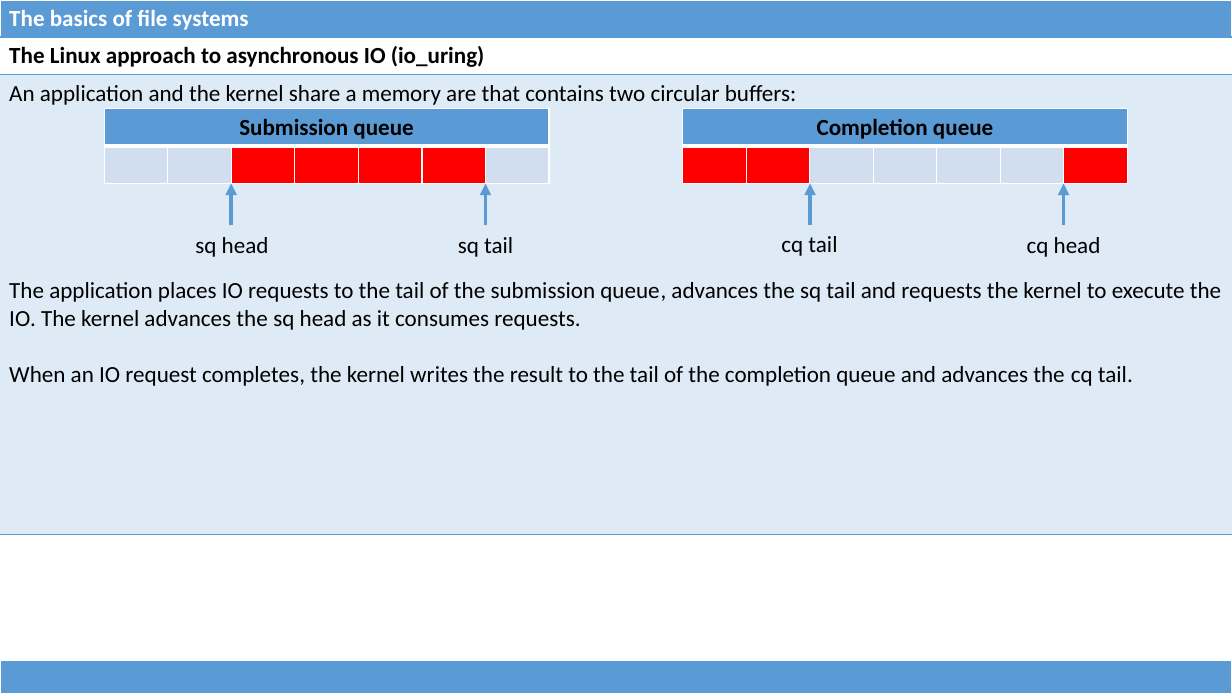
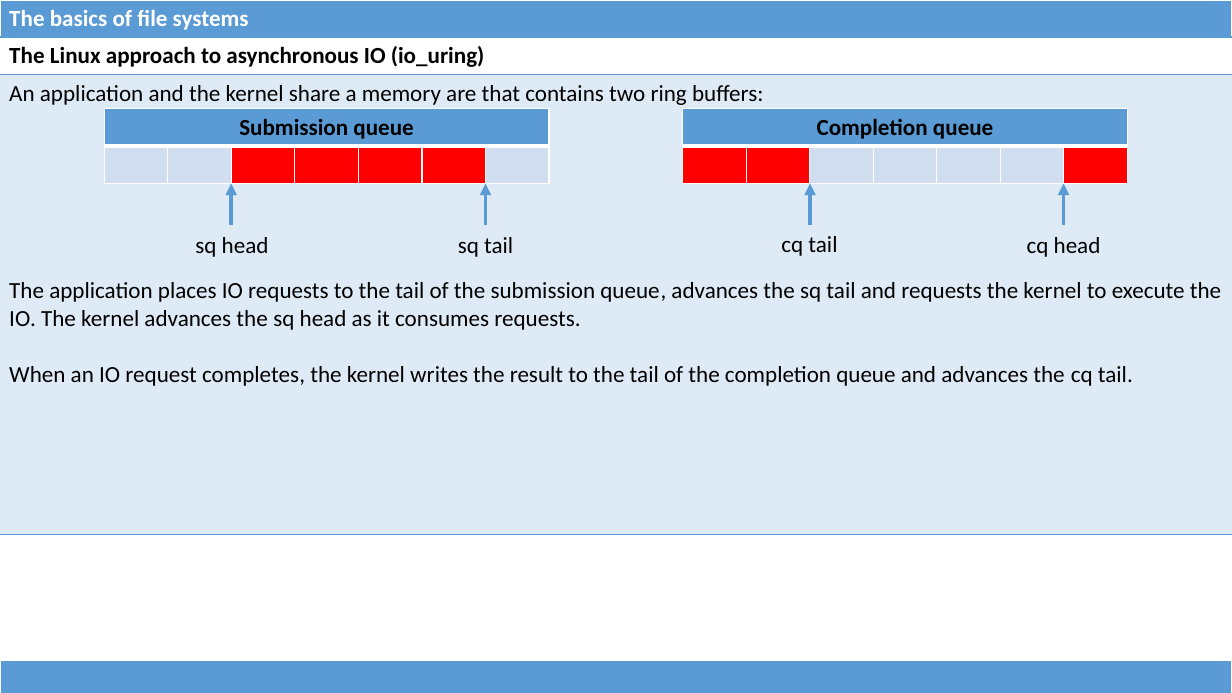
Before and after one commit to dominiquelefevre/filesystems-101-jb, a slide deck: slide 40 of talks/src/class02.pptx (slide 39 before the commit). Drawn at 1232x693 pixels with LibreOffice and Linux fonts; fonts in the diff are those of the drawing. Boxes give left, top, right and bottom in pixels: in the first picture for what was removed or moved away, otherwise in the second. Text is boxed around its words. In the diff, an @@ line names an element or a change of style, - is before the commit and + after.

Commit message:
class02: registered buffers + misc improvements.

```diff
--- a/talks/src/class02.pptx
+++ b/talks/src/class02.pptx
@@ table at [0,37,1232,527] @@
-row 2, column 1: An application and the kernel share a memory are that contains two circular buffers: / The application places IO requests to the tail of the submission queue, advances the sq tail and requests the kernel to execute the IO. The kernel advances the sq head as it consumes requests. / When an IO request completes, the kernel writes the result to the tail of the completion queue and advances the cq tail.
+row 2, column 1: An application and the kernel share a memory are that contains two ring buffers: / The application places IO requests to the tail of the submission queue, advances the sq tail and requests the kernel to execute the IO. The kernel advances the sq head as it consumes requests. / When an IO request completes, the kernel writes the result to the tail of the completion queue and advances the cq tail.
```
Also in this commit, not shown: 8 other slides changed, 7 slides added, 1 other file.
